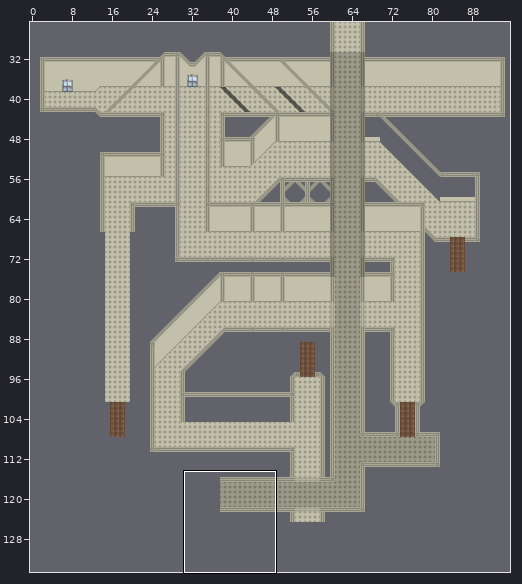
Tiled map (JSON): assets/maps/dungeon_1_a.tmj. Above, an overview of the earlier version with the close-up marked.
Close-up. Before the edit:
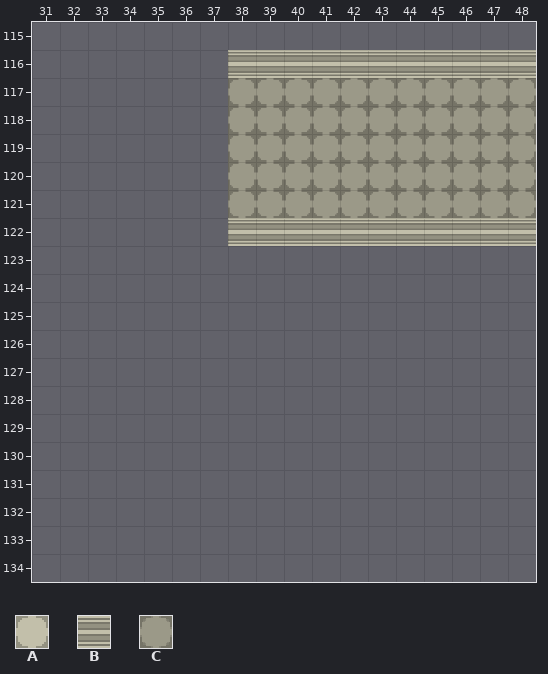
Cells are 32x32 px. Shown: x 31..48, y 115..134. The commit also changed other parts of the map, which this record leaves out. The old version is drawn lined up with the new one.
Key: from "school": A 4, B 178, C 669.
_ is an empty cell.
Layers that did not change in this view are not listed.
Layer "謎壁２" before, first column x 31:
115 __________________
116 _______BBBBBBBBBBB
117 _______AAAAAAAAAAA
118 _______AAAAAAAAAAA
119 _______AAAAAAAAAAA
120 _______AAAAAAAAAAA
121 _______AAAAAAAAAAA
122 _______BBBBBBBBBBB
123 __________________
124 __________________
125 __________________
126 __________________
127 __________________
128 __________________
129 __________________
130 __________________
131 __________________
132 __________________
133 __________________
134 __________________
Layer "半透明黒" before, first column x 31:
115 __________________
116 __________________
117 _______CCCCCCCCCCC
118 _______CCCCCCCCCCC
119 _______CCCCCCCCCCC
120 _______CCCCCCCCCCC
121 _______CCCCCCCCCCC
122 __________________
123 __________________
124 __________________
125 __________________
126 __________________
127 __________________
128 __________________
129 __________________
130 __________________
131 __________________
132 __________________
133 __________________
134 __________________
And afterwards:
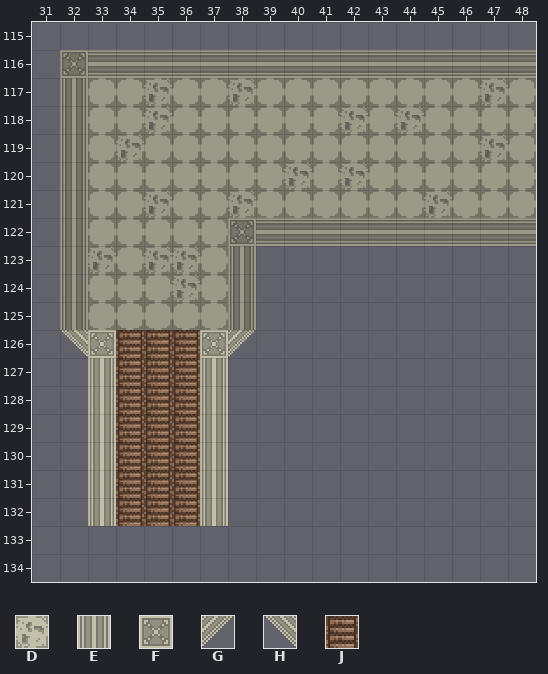
Further tiles: from "school": D 5, E 207, F 236, G 410, H 411, J 616.
See-through tiles are keyed as they look on the map.
Diff:
Changed rows in their new state; . is an unchanged cell.
map size 100x150 -> 96x133 cells (old content now starts at -2,1; both pictures use the new coordinates)
Layer "謎壁２":
first column x 32:
116 FBBBBB..........
117 EAADAAD........D
118 EAADAA....D.D...
119 EADAAA.........D
120 EAAAAA..D.D.....
121 EAADAAD......D..
122 EAAAAAF.........
123 EDADDAE.........
124 EAAADAE.........
125 EAAAAAE.........
126 HFJJJFG.........
127 .EJJJE..........
128 .EJJJE..........
129 .EJJJE..........
130 .EJJJE..........
131 .EJJJE..........
132 .EJJJE..........
Layer "半透明黒":
first column x 32:
116 CCCCCCCCCCCCCCCCC
117 CCCCCC...........
118 CCCCCC...........
119 CCCCCC...........
120 CCCCCC...........
121 CCCCCC...........
122 CCCCCCCCCCCCCCCCC
123 CCCCCCC..........
124 CCCCCCC..........
125 CCCCCCC..........
Changed places in both close-ups, as pixel boxes (x1, y1, x2, y2):
changed: (60, 50, 536, 526)
